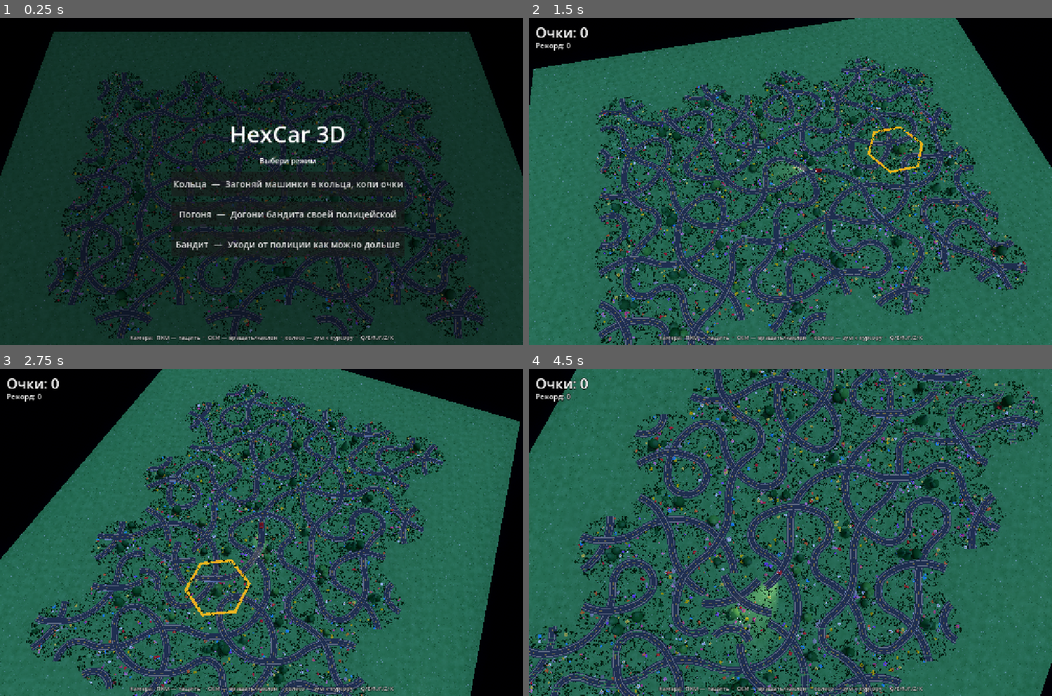
Above: before the commit, frames 1-4 (two rows, left to right).
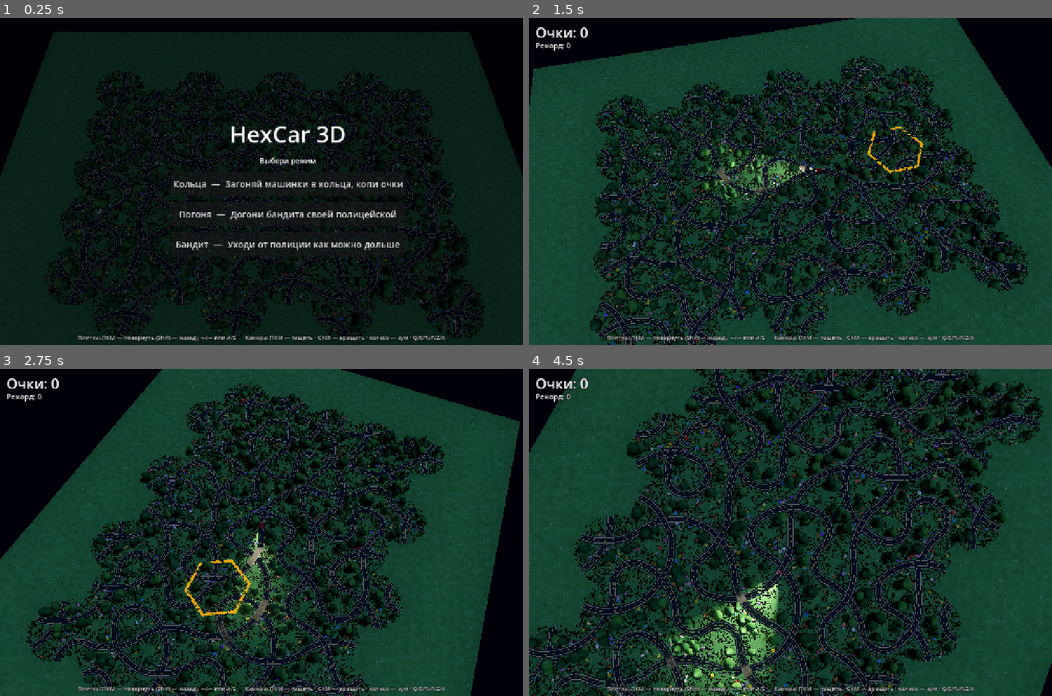
Above: after the commit, the same moments.

Repository: SashkoSoft/hexcar
Game: Godot game, scene res://Main.tscn
Two runs of this game, one before a commit and one after it. Both use one fixed random seed, a clock stepped at 60 frames per second and the inputs below.
Inputs (mouse positions are in pixels of both pictures, inside the frame that each line leads up to):
- Up to frame 1 (0.25 s): no input
- Up to frame 2 (1.5 s): click "Кольца — Загоняй машинки в ко…" at 0.5 s; tap Enter at 1.25 s; move the mouse to (905, 165) at 1.27 s; hold Right from 1.28 s (still down); hold Q from 1.28 s (still down); click (905, 165) at 1.42 s
- Up to frame 3 (2.75 s): release Right at 2 s; release Q at 2 s; drag from (156, 548) to (235, 597) at 2.02 s
- Up to frame 4 (4.5 s): move the mouse to (842, 460) at 2.77 s; hold Right 2.78-3.5 s; hold R 2.78-3.5 s; click (842, 460) at 2.92 s; drag from (764, 597) to (633, 483) at 3.52 s; move the mouse to (947, 581) at 4.27 s; hold Left from 4.28 s (still down); hold Z from 4.28 s (still down); click (947, 581) at 4.42 s

The runs differ from the first frame. In frame 1, 25% of the frame differs, in the area x 1-99%, y 4-100%; in frame 2, 86%; in frame 3, 79%; in frame 4, 93%, in the area x 0-100%, y 0-100%.

Commit message:
Godot: ночь со звёздами, ярче фары, гуще зелень; экспорт в .exe; разделение управления
- Оформление: ночь с лунным светом, звёздное небо (шейдер), фары-прожекторы
  у машинок (ярче/дальше), свечение подсветки замкнутых кругов; трава ×2
  (MultiMesh) и деревья ×2.
- Управление разнесено без пересечений: ЛКМ-клик — поворот плитки
  (Shift — назад), любое перетаскивание мышью — только камера
  (ПКМ — тащить, СКМ — вращать, колесо — зум).
- Экспорт: пресет Windows Desktop (single-file .exe), заставка Godot отключена.

Co-Authored-By: Claude Opus 4.8 (1M context) <noreply@anthropic.com>

Diff:
--- a/godot/Main.gd
+++ b/godot/Main.gd
@@ -762,9 +762,7 @@
 # Ввод
 # ======================================================================
 func _update_hover(_dt: float) -> void:
-	if drag_tile >= 0:
-		hover = drag_tile
-	elif gameState == "play":
+	if gameState == "play":
 		hover = _pick_tile()
 	else:
 		hover = -1
@@ -817,30 +815,19 @@
 			cam_pan = event.pressed
 		elif b == MOUSE_BUTTON_MIDDLE:
 			cam_rot = event.pressed
-		elif b == MOUSE_BUTTON_LEFT:
-			if event.pressed:
-				if gameState == "over":
-					_show_menu()
-					return
-				if gameState == "play" and hover >= 0:
-					drag_tile = hover
-					drag_accum = 0.0
-			else:
-				drag_tile = -1
+		elif b == MOUSE_BUTTON_LEFT and event.pressed:
+			# ЛКМ — только плитки: клик = поворот +60°, Shift+клик = −60°
+			if gameState == "over":
+				_show_menu()
+			elif gameState == "play" and hover >= 0:
+				rotate_tile(hover, -1 if event.shift_pressed else 1)
 	elif event is InputEventMouseMotion:
+		# любое перетаскивание мышью — только камера
 		if cam_pan:
 			_pan_drag(event.relative)
 		elif cam_rot:
 			tgt_yaw += event.relative.x * 0.006
 			tgt_pitch = clamp(tgt_pitch - event.relative.y * 0.004, CAM_PITCH_MIN, CAM_PITCH_MAX)
-		elif drag_tile >= 0:
-			drag_accum += event.relative.x
-			while drag_accum >= DRAG_STEP:
-				rotate_tile(drag_tile, 1)
-				drag_accum -= DRAG_STEP
-			while drag_accum <= -DRAG_STEP:
-				rotate_tile(drag_tile, -1)
-				drag_accum += DRAG_STEP
 	elif event is InputEventKey and event.pressed and not event.echo:
 		if gameState == "play" and hover >= 0:
 			if event.keycode == KEY_LEFT or event.keycode == KEY_A:
@@ -1195,7 +1182,7 @@
 	var gc := []
 	var gp := 0
 	var gg := 0
-	while gp < 300 and gg < 2400:
+	while gp < 600 and gg < 5000:
 		gg += 1
 		var a := randf() * TAU
 		var rad := sqrt(randf()) * A * 1.03
@@ -1271,6 +1258,18 @@
 			sc = 0.8 + randf() * 0.5
 		items.append({"type": type, "x": x, "y": y, "sc": sc, "rot": randf() * TAU})
 		placed += 1
+	# дополнительный проход деревьев (удвоение) — подальше от дороги
+	placed = 0
+	guard = 0
+	while placed < 8 and guard < 500:
+		guard += 1
+		var a := randf() * TAU
+		var rad := sqrt(randf()) * A * 0.92
+		var x := cos(a) * rad
+		var y := sin(a) * rad
+		if _dist_to_roads(x, y) - HW > 8.0:
+			items.append({"type": "tree", "x": x, "y": y, "sc": 0.8 + randf() * 0.5, "rot": randf() * TAU})
+			placed += 1
 	for it in items:
 		_spawn_decor_node(t, it)
 
@@ -1350,11 +1349,11 @@
 	for s in [-1.0, 1.0]:
 		var spot := SpotLight3D.new()
 		spot.light_color = Color(1.0, 0.95, 0.78)
-		spot.light_energy = 20.0
-		spot.spot_range = 240.0
-		spot.spot_angle = 32.0
-		spot.spot_angle_attenuation = 0.9
-		spot.spot_attenuation = 0.9
+		spot.light_energy = 38.0
+		spot.spot_range = 420.0
+		spot.spot_angle = 30.0
+		spot.spot_angle_attenuation = 0.7
+		spot.spot_attenuation = 0.6
 		spot.shadow_enabled = false
 		spot.transform = Transform3D(Basis(lx, ly, lz), Vector3(length * 0.5, hl_y, s * width * 0.30))
 		root.add_child(spot)
@@ -1437,28 +1436,61 @@
 # ======================================================================
 # Окружение / камера / маркер
 # ======================================================================
+var _NIGHT_SKY_SHADER := """
+shader_type sky;
+
+float hash(vec3 p) {
+	return fract(sin(dot(p, vec3(12.9898, 78.233, 37.719))) * 43758.5453);
+}
+
+float star_layer(vec3 d, float scale, float thr) {
+	vec3 p = d * scale;
+	vec3 cell = floor(p);
+	float h = hash(cell);
+	if (h <= thr) return 0.0;
+	vec3 fp = fract(p) - 0.5;
+	float core = smoothstep(0.45, 0.0, length(fp));
+	float bright = (h - thr) / (1.0 - thr);
+	float tw = 0.5 + 0.5 * sin(TIME * 2.5 + h * 120.0);
+	return core * bright * (0.4 + 0.6 * tw);
+}
+
+void sky() {
+	vec3 d = normalize(EYEDIR);
+	float up = clamp(d.y, 0.0, 1.0);
+	vec3 base = mix(vec3(0.018, 0.026, 0.058), vec3(0.003, 0.005, 0.016), up);
+	float star = 0.0;
+	if (d.y > 0.01) {
+		star += star_layer(d, 200.0, 0.983);
+		star += star_layer(d, 340.0, 0.989) * 0.8;
+		star *= smoothstep(0.0, 0.10, d.y);
+	}
+	vec3 sc = mix(vec3(0.8, 0.86, 1.0), vec3(1.0, 0.94, 0.78), hash(floor(d * 97.0)));
+	COLOR = base + sc * star * 3.0;
+}
+"""
+
 func _build_environment() -> void:
 	var we := WorldEnvironment.new()
 	var env := Environment.new()
 	env.background_mode = Environment.BG_SKY
 	var sky := Sky.new()
-	var sky_mat := ProceduralSkyMaterial.new()
-	sky_mat.sky_top_color = Color8(0x05, 0x07, 0x14)
-	sky_mat.sky_horizon_color = Color8(0x12, 0x18, 0x30)
-	sky_mat.ground_horizon_color = Color8(0x10, 0x14, 0x26)
-	sky_mat.ground_bottom_color = Color8(0x04, 0x05, 0x0c)
+	var sky_shader := Shader.new()
+	sky_shader.code = _NIGHT_SKY_SHADER
+	var sky_mat := ShaderMaterial.new()
+	sky_mat.shader = sky_shader
 	sky.sky_material = sky_mat
 	env.sky = sky
-	# ночь: холодный, но различимый ambient (лунный свет)
+	# глубокая ночь: тусклый холодный ambient
 	env.ambient_light_source = Environment.AMBIENT_SOURCE_COLOR
-	env.ambient_light_color = Color8(0x32, 0x3d, 0x63)
-	env.ambient_light_energy = 0.6
+	env.ambient_light_color = Color8(0x1e, 0x26, 0x42)
+	env.ambient_light_energy = 0.28
 	env.tonemap_mode = Environment.TONE_MAPPER_FILMIC
-	# свечение для фар/подсветки кругов
+	# свечение для фар/подсветки кругов/звёзд
 	env.glow_enabled = true
-	env.glow_intensity = 1.0
-	env.glow_bloom = 0.2
-	env.glow_hdr_threshold = 0.85
+	env.glow_intensity = 1.1
+	env.glow_bloom = 0.25
+	env.glow_hdr_threshold = 0.8
 	# объёмный туман выключен: при дальней камере он затягивал всё поле в дымку
 	env.volumetric_fog_enabled = false
 	we.environment = env
@@ -1467,8 +1499,8 @@
 	# луна (холодный направленный свет)
 	var moon := DirectionalLight3D.new()
 	moon.rotation = Vector3(deg_to_rad(-55.0), deg_to_rad(35.0), 0.0)
-	moon.light_color = Color8(0x7d, 0x92, 0xd6)
-	moon.light_energy = 0.38
+	moon.light_color = Color8(0x86, 0x9b, 0xde)
+	moon.light_energy = 0.25
 	moon.shadow_enabled = true
 	moon.directional_shadow_max_distance = 3000.0
 	add_child(moon)
@@ -1695,7 +1727,7 @@
 
 	# --- подсказка по камере (всегда видна) ---
 	var cam_hint := Label.new()
-	cam_hint.text = "Камера:  ПКМ — тащить  ·  СКМ — вращать/наклон  ·  колесо — зум к курсору  ·  Q/E/R/F/Z/X"
+	cam_hint.text = "Плитка: ЛКМ — повернуть (Shift — назад), ←/→ или A/S      Камера: ПКМ — тащить · СКМ — вращать · колесо — зум · Q/E/R/F/Z/X"
 	cam_hint.add_theme_font_size_override("font_size", 14)
 	cam_hint.add_theme_color_override("font_color", Color(1, 1, 1, 0.85))
 	cam_hint.add_theme_color_override("font_outline_color", Color(0, 0, 0))
--- a/godot/project.godot
+++ b/godot/project.godot
@@ -10,6 +10,8 @@
 run/main_scene="res://Main.tscn"
 config/features=PackedStringArray("4.7", "Forward Plus")
 config/icon="res://icon.svg"
+boot_splash/show_image=false
+boot_splash/bg_color=Color(0.02, 0.03, 0.06, 1)
 
 [display]
 
Not shown, added: godot/Main.gd.uid
Not shown, added: godot/export_presets.cfg
Not shown, added: godot/icon.svg.import
Not shown, changed: godot/.gitignore
Not shown, changed: godot/README.md
